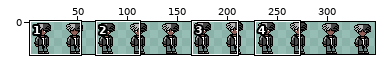
Sprite sheet, stored at assets/MainCharacters/KenCarson/idle.png. Above, an overview of the earlier version with the close-up marked.
Close-up. Before:
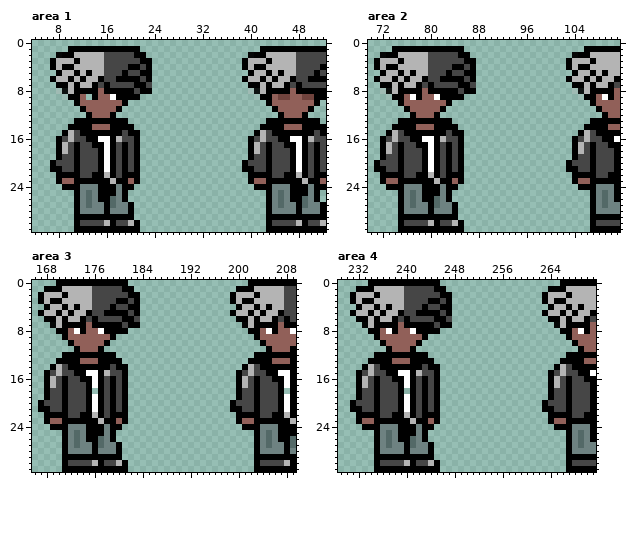
The file is 352x32 pixels. Pixels under 10% opacity are left out. Colours within 5 levels of each other are drawn and written as one. Shown: area 1: x 4..52, y 0..31; area 2: x 70..111, y 0..31; area 3: x 166..209, y 0..31; area 4: x 229..271, y 0..31. The wide view leaves out empty margins. The commit also changed other parts of the picture, which this record leaves out.
The result:
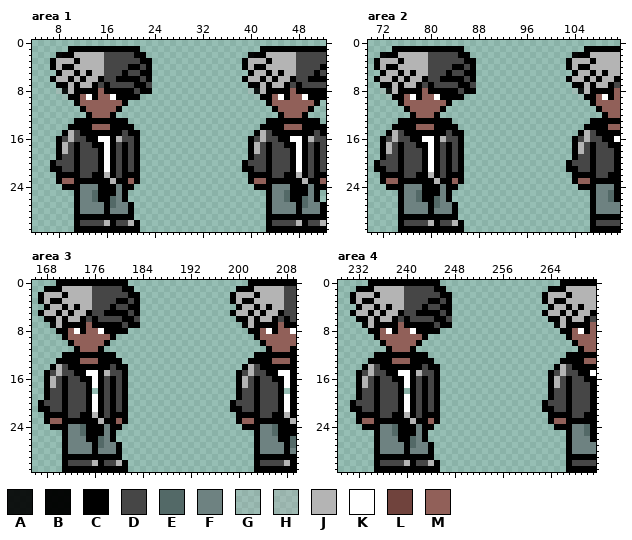
Palette (. is transparent): A #000000e5  B #000000f7  C #000000  D #464646  E #536967  F #6e8281  G #b3b3b339  H #b4b4b458  J #b4b4b4  K #ffffff  L #70433d  M #916059
Difference:
Area 1:
The author changed colour L to colour C in row 9 at x 46 and 50.
The author changed colour F to colour E in rows 25 to 26 at x 14 and 46.
The author changed colour E to colour F in rows 25 to 27 at x 13 and 45.
Colour K now appears in row 9 at x 13.
The author changed colour L to colour K in row 9 at x 45 and 49.
Area 2:
The author changed colour F to colour E in rows 25 to 26 at x 78 and 110.
The author changed colour E to colour F in rows 25 to 27 at x 77 and 109.
Area 3:
The author changed colour F to colour E in rows 24 to 25 at x 174 and 206.
The author changed colour E to colour F in rows 25 to 27 at x 173 and 205.
Area 4:
The author changed colour F to colour E in rows 24 to 25 at x 238 and 270.
The author changed colour E to colour F in rows 25 to 27 at x 237 and 269.
